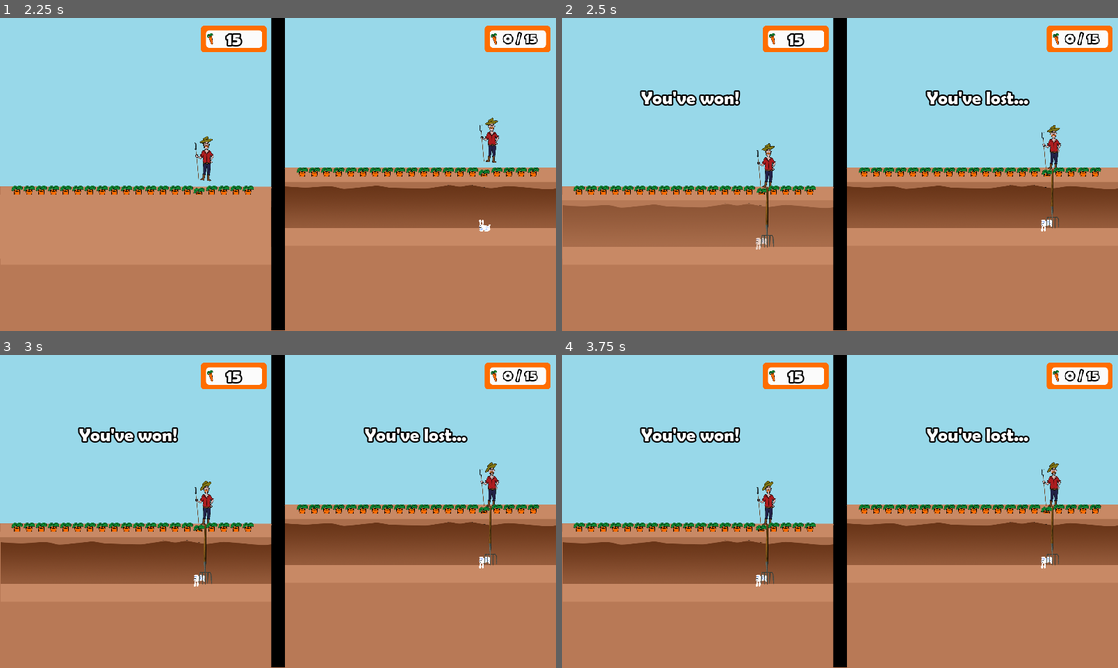
Above: before the commit, frames 1-4 (two rows, left to right).
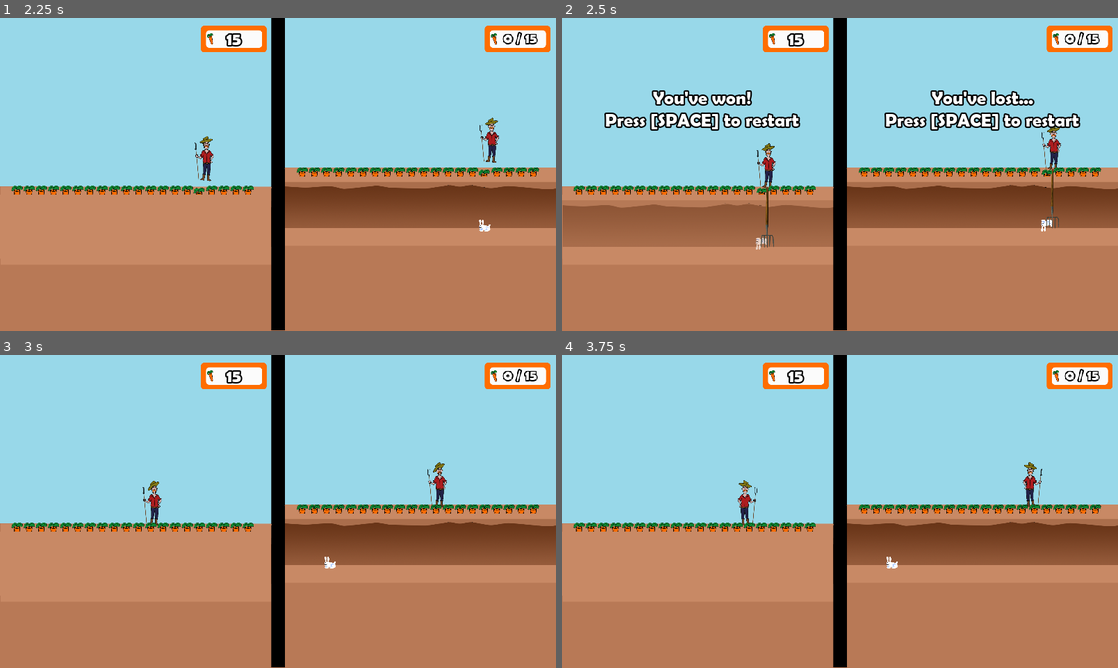
Above: after the commit, the same moments.

Repository: Brusi/ggj23
Game: Godot game, scene res://Splash.tscn
Same seed, same stepped clock (60 frames per second), same inputs: the game is played once before the commit and once after it. Sound files missing from this copy of the repository are replaced by a short silence.
Inputs:
- Up to frame 1 (2.25 s): tap Enter (ui_accept) at 0.5, 0.6, 0.77, 1.07, 1.52, 1.55, 1.82 s; hold D (farmer_right) 0.53-1.28 s; hold Down (rabbit_down) 1.28-2.03 s; tap W (farmer_action_1) at 1.35 s; hold D (farmer_right) from 2.03 s (still down); tap S (farmer_pitchfork) at 2.1 s
- Up to frame 2 (2.5 s): keep holding D (farmer_right); tap Enter (ui_accept) at 2.3 s
- Up to frame 3 (3 s): keep holding D (farmer_right); tap Space at 2.75 s; tap Enter (ui_accept) at 2.85 s
- Up to frame 4 (3.75 s): tap Enter (ui_accept) at 3.02, 3.32 s; release D (farmer_right) at 3.53 s; hold A (farmer_left) from 3.53 s (still down); tap W (farmer_action_1) at 3.6 s

Frame 1 is identical in both runs. In frame 2, 4.0% of the frame differs, in the area x 7-94%, y 22-36%; in frame 3, 9.7%, in the area x 0-90%, y 22-74%; in frame 4, 9.7%.

Commit message:
Make quick restart option, Add a new option for stab animation
Make quick restart option
Add a new option for stab animation

Diff:
--- a/project/Game.gd
+++ b/project/Game.gd
@@ -19,7 +19,7 @@
 	pass # Replace with function body.
 
 func _process(delta):
-	if Input.is_action_just_pressed("restart"):
+	if Input.is_action_just_pressed("restart") or (ended and Input.is_action_just_pressed("ui_accept")):
 		get_tree().reload_current_scene()
 	elif Input.is_action_just_pressed("ui_accept") and splash:
 		get_tree().change_scene("res://Game.tscn")
--- a/project/Game.tscn
+++ b/project/Game.tscn
@@ -174,38 +174,46 @@
 visible = false
 
 [node name="Label" type="Label" parent="GUI/rabbit_wins"]
-margin_left = 1267.0
-margin_top = 237.0
-margin_right = 1611.0
-margin_bottom = 311.0
-theme = ExtResource( 13 )
-text = "You've won!"
+margin_left = 1116.0
+margin_top = 237.0
+margin_right = 1796.0
+margin_bottom = 388.0
+theme = ExtResource( 13 )
+text = "You've won!
+Press [SPACE] to restart"
+align = 1
 
 [node name="Label2" type="Label" parent="GUI/rabbit_wins"]
-margin_left = 267.0
-margin_top = 237.0
-margin_right = 627.0
-margin_bottom = 311.0
-theme = ExtResource( 13 )
-text = "You've lost..."
+margin_left = 146.0
+margin_top = 237.0
+margin_right = 826.0
+margin_bottom = 388.0
+theme = ExtResource( 13 )
+text = "You've lost...
+Press [SPACE] to restart"
+align = 1
 
 [node name="farmer_wins" type="Control" parent="GUI"]
 visible = false
 
 [node name="Label" type="Label" parent="GUI/farmer_wins"]
-margin_left = 274.0
-margin_top = 237.0
-margin_right = 618.0
-margin_bottom = 311.0
-theme = ExtResource( 13 )
-text = "You've won!"
+margin_left = 143.0
+margin_top = 237.0
+margin_right = 823.0
+margin_bottom = 388.0
+theme = ExtResource( 13 )
+text = "You've won!
+Press [SPACE] to restart"
+align = 1
 
 [node name="Label2" type="Label" parent="GUI/farmer_wins"]
-margin_left = 1260.0
-margin_top = 237.0
-margin_right = 1620.0
-margin_bottom = 311.0
-theme = ExtResource( 13 )
-text = "You've lost..."
+margin_left = 1111.0
+margin_top = 237.0
+margin_right = 1791.0
+margin_bottom = 388.0
+theme = ExtResource( 13 )
+text = "You've lost...
+Press [SPACE] to restart"
+align = 1
 
 [connection signal="finished" from="MusicIntro" to="." method="_on_MusicIntro_finished"]
--- a/project/Splash.tscn
+++ b/project/Splash.tscn
@@ -48,5 +48,5 @@
 align = 1
 valign = 1
 
-[node name="GUI" parent="." index="9"]
+[node name="GUI" parent="." index="10"]
 visible = false
Not shown, added: ArtAssets/farmaer_stab_asaf.png
